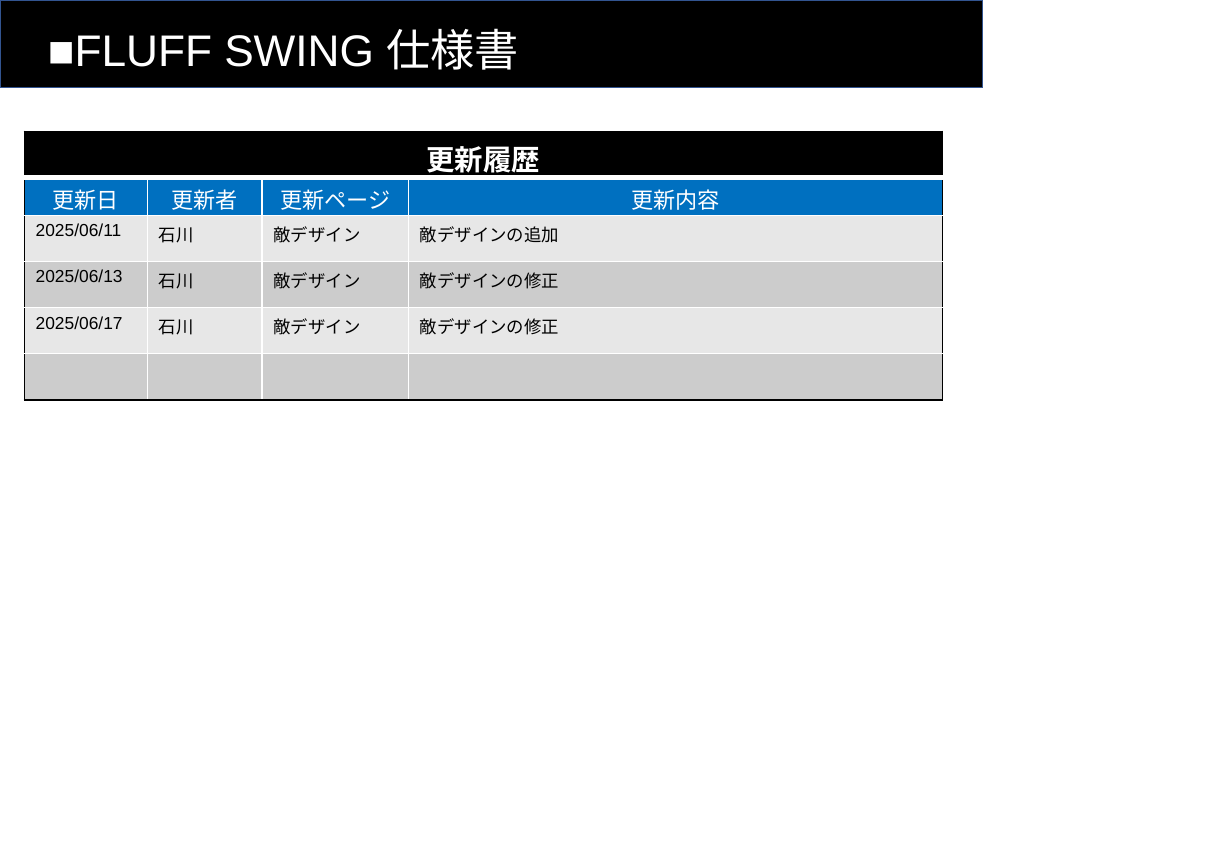
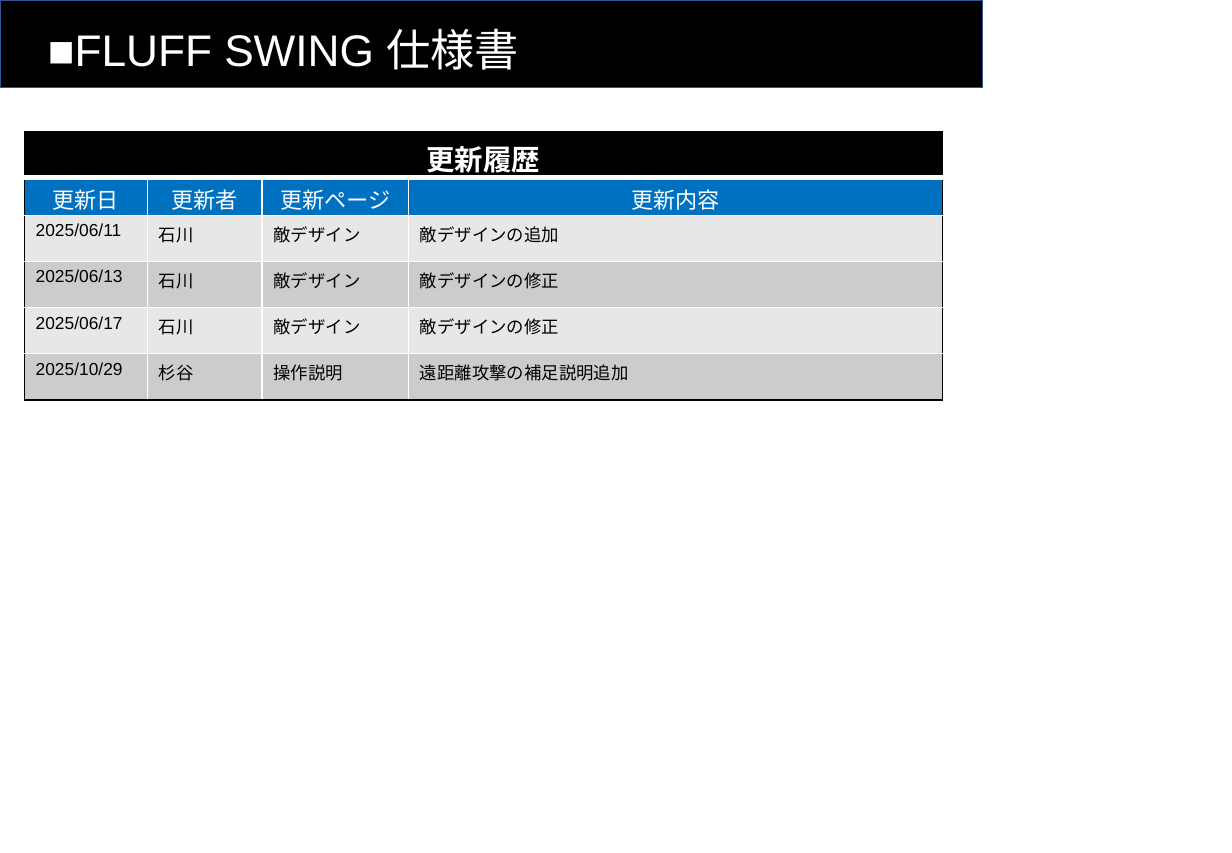
Before and after one commit to Koha58/FLUFF_SWING, a slide deck: slide 2 of Assets/Specs/仕様書.pptx. Drawn at 1232x853 pixels with LibreOffice and Linux fonts; fonts in the diff are those of the drawing. Boxes give left, top, right and bottom in pixels: in the first picture for what was removed or moved away, otherwise in the second. Text is boxed around its words. In the diff, an @@ line names an element or a change of style, - is before the commit and + after.

```diff
--- a/Assets/Specs/仕様書.pptx
+++ b/Assets/Specs/仕様書.pptx
@@ table at bbox=[24, 132, 942, 400] @@
-row 6:  |  |  | 
+row 6: 2025/10/29 | 杉谷 | 操作説明 | 遠距離攻撃の補足説明追加
```
Also in this commit, not shown: 1 other slide changed, 41 other files.
